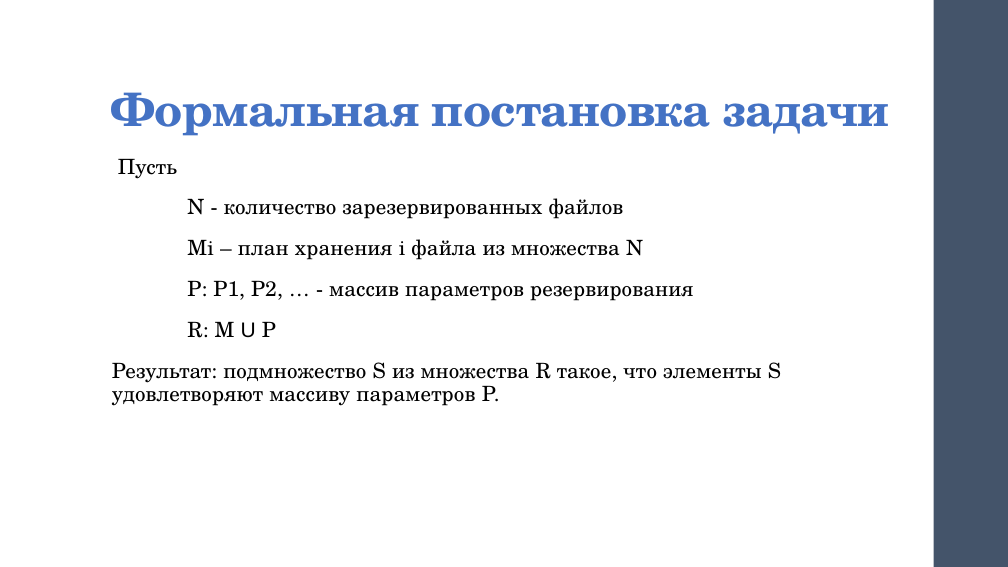
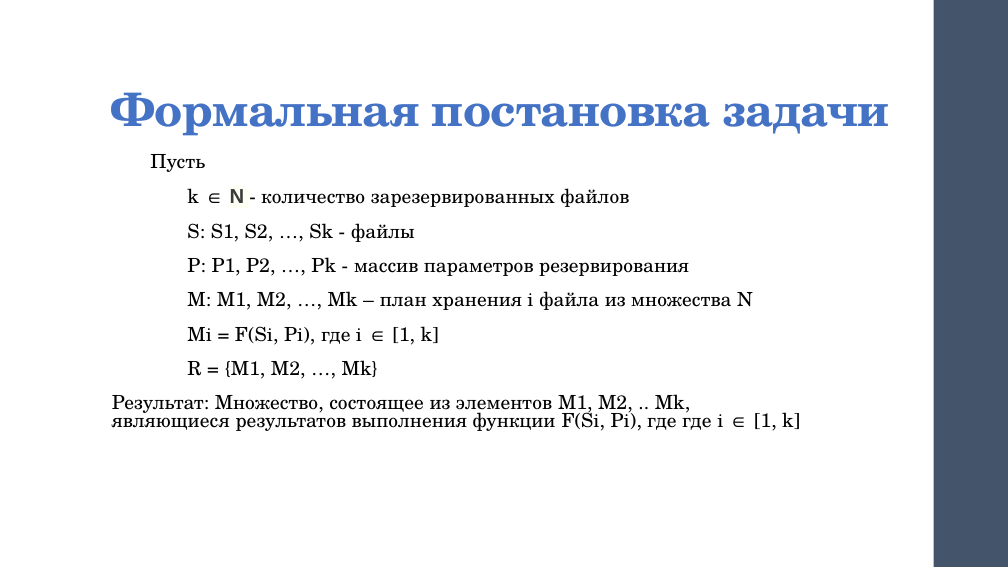
Before and after one commit to polyakovGit/BackupSystem, a slide deck: slide 4 of Razrabotka_PO_PresentationV3.pptx. Drawn at 1008x567 pixels with LibreOffice and Linux fonts; fonts in the diff are those of the drawing. Boxes give left, top, right and bottom in pixels: in the first picture for what was removed or moved away, otherwise in the second. Text is boxed around its words. In the diff, an @@ line names an element or a change of style, - is before the commit and + after.

Commit message:
формальная постановка задачи исправлена

```diff
--- a/Razrabotka_PO_PresentationV3.pptx
+++ b/Razrabotka_PO_PresentationV3.pptx
@@ text at <box>150,154,204,172</box>: size 20 to 18.5 pt in "Пусть"; line spacing 0.95 to 0.75; less space between paragraphs @@
@@ text at <box>112,188,800,431</box>: text changed; size 20 to 18.5 pt @@
-N - количество зарезервированных файлов
-Mi – план хранения i файла из множества N
-P: P1, P2, … - массив параметров резервирования
-R: M U P
-Результат: подмножество S из множества R такое, что элементы S удовлетворяют массиву параметров P.
+k ∈ N - количество зарезервированных файлов
+S: S1, S2, …, Sk - файлы
+P: P1, P2, …, Pk - массив параметров резервирования
+M: M1, M2, …, Mk – план хранения i файла из множества N
+Mi = F(Si, Pi), где i ∈ [1, k]
+R = {M1, M2, …, Mk}
+Результат: Множество, состоящее из элементов M1, M2, .. Mk, являющиеся результатов выполнения функции F(Si, Pi), где где i ∈ [1, k]
```
